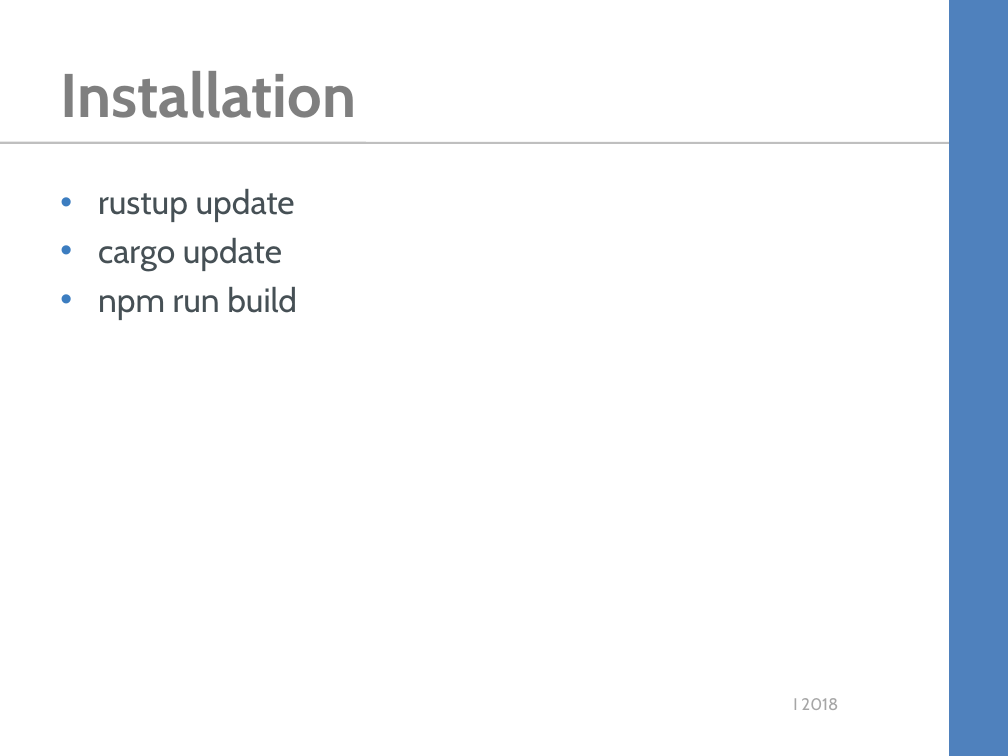
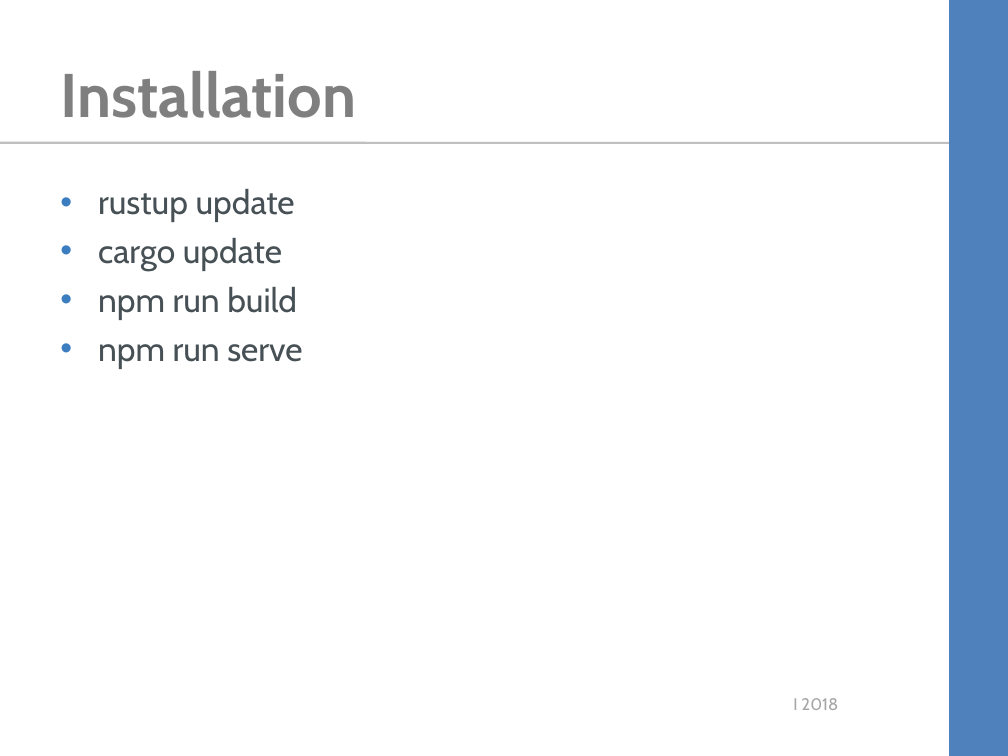
Before and after one commit to kimtuck/WebAssembly, a slide deck: slide 21 of webassembly.ppt. Drawn at 1008x756 pixels with LibreOffice and Linux fonts; fonts in the diff are those of the drawing; background and template pictures are left out. Boxes give left, top, right and bottom in pixels: in the first picture for what was removed or moved away, otherwise in the second. Text is boxed around its words. In the diff, an @@ line names an element or a change of style, - is before the commit and + after.

```diff
--- a/webassembly.ppt
+++ b/webassembly.ppt
@@ text at <box>98,344,302,369</box>: paragraph added @@
+• npm run serve
```
Also in this commit, not shown: 3 other slides changed, 13 other files.
